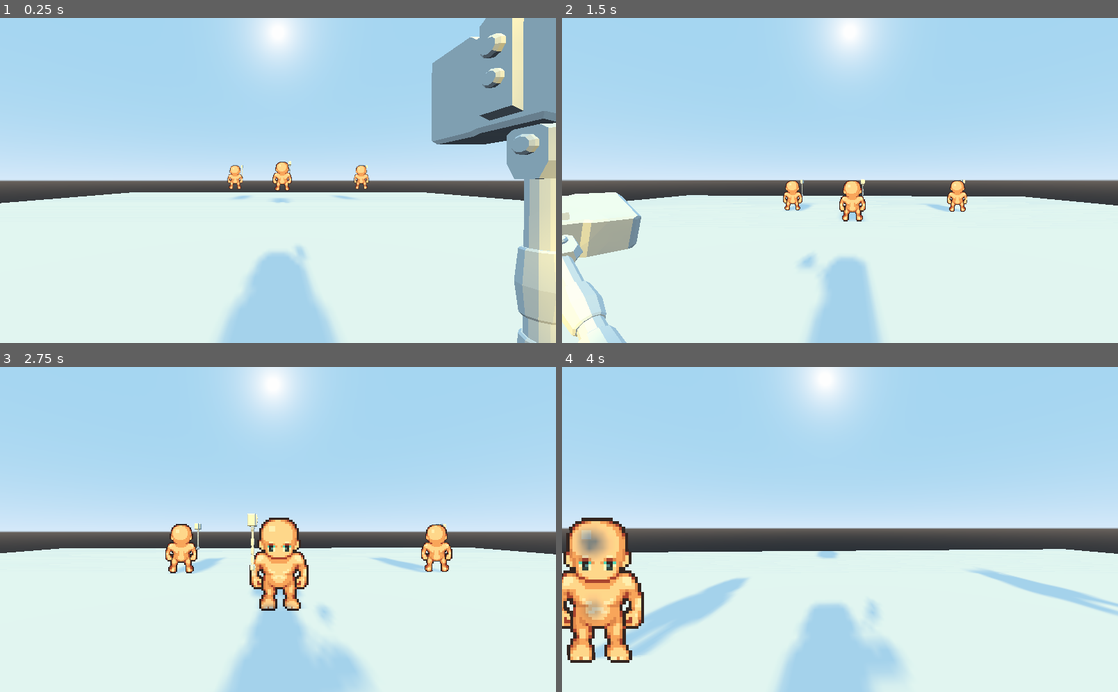
Above: before the commit, frames 1-4 (two rows, left to right).
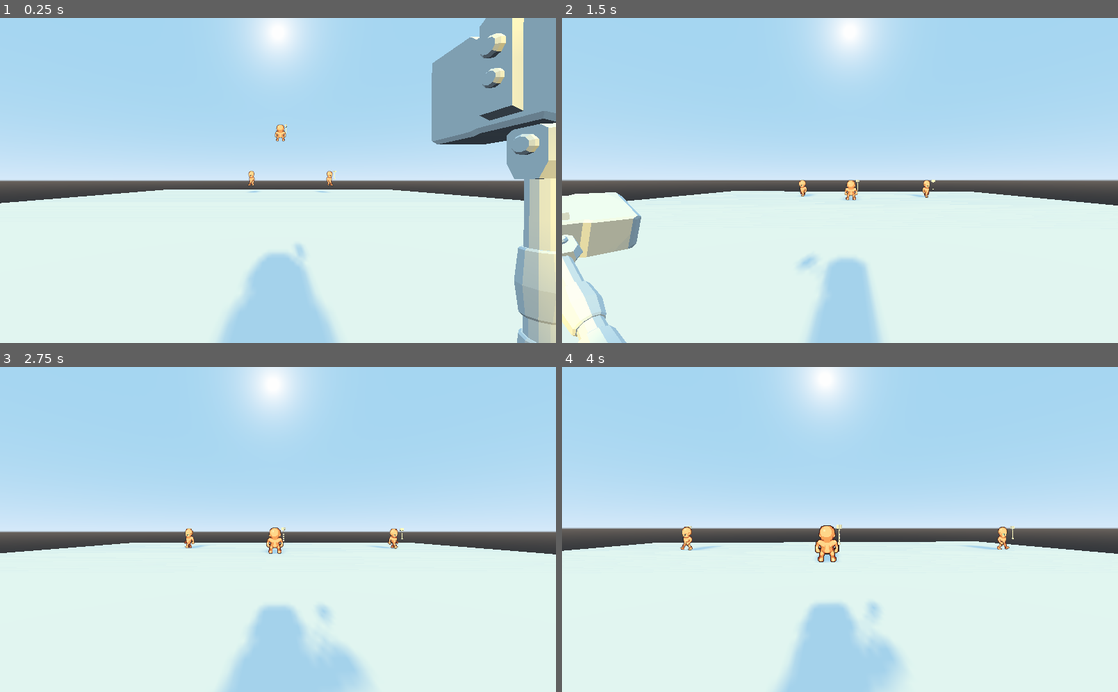
Above: after the commit, the same moments.

Repository: ItsAlxl/verminlike
Game: Godot game, scene res://level/dbg_level.tscn
The game is run twice, just before and just after one commit, with the same random seed, the same clock (stepped at 60 frames per second) and the same inputs.
Inputs (mouse positions are in pixels of both pictures, inside the frame that each line leads up to):
- Up to frame 1 (0.25 s): no input
- Up to frame 2 (1.5 s): move the mouse to (867, 180) at 0.52 s; press the mouse at (867, 180) at 0.53 s; hold W (movt_fwd) from 0.53 s (still down); tap Space (movt_jump) at 0.77 s; right-click (867, 180) at 0.8 s; move the mouse to (812, 180) at 1.27 s; release the mouse at (812, 180) at 1.28 s; right-click (812, 180) at 1.35 s
- Up to frame 3 (2.75 s): keep holding W (movt_fwd); tap Space (movt_jump) at 1.52 s; click (250, 529) at 1.55 s; move the mouse to (289, 523) at 2.02 s; press the mouse at (289, 523) at 2.03 s; right-click (289, 523) at 2.3 s
- Up to frame 4 (4 s): keep holding W (movt_fwd); move the mouse to (834, 536) at 2.77 s; release the mouse at (834, 536) at 2.78 s; right-click (834, 536) at 2.85 s; tap Space (movt_jump) at 3.02, 3.77 s; click (834, 536) at 3.05 s; move the mouse to (878, 532) at 3.52 s; press the mouse at (878, 532) at 3.53 s; right-click (878, 532) at 3.8 s

The runs differ from the first frame. In frame 1, 1.2% of the frame differs, in the area x 24-97%, y 1-97%; in frame 2, 1.7%; in frame 3, 4.8%; in frame 4, 10%, in the area x 0-100%, y 46-100%.

Commit message:
Mobs roam, aggro

Diff:
--- a/global/Game.gd
+++ b/global/Game.gd
@@ -1,3 +1,6 @@
 extends Node
 
 var plr: Player;
+
+func _ready() -> void:
+	randomize();
--- /dev/null
+++ b/global/Settings.gd
@@ -0,0 +1,12 @@
+extends Node
+
+var data := {
+	"mouse_sensitivity": 0.0009,
+	"master_volume": 1.0,
+}
+
+func set_data(key: String, val) -> void:
+	data[key] = val;
+
+func get_data(key: String, def_val = null):
+	return data.get(key, def_val);
--- a/level/dbg_level.tscn
+++ b/level/dbg_level.tscn
@@ -26,10 +26,14 @@
 material/0 = null
 
 [node name="Player" parent="." instance=ExtResource( 2 )]
-transform = Transform( 1, 0, 0, 0, 1, 0, 0, 0, 1, 0, 1.63441, 11.3474 )
+transform = Transform( 1, 0, 0, 0, 1, 0, 0, 0, 1, 0, 1.63441, 23.9549 )
+jump = 5.0
+turning_scale = 45.0
+walkable_slope = 0.35
+friction_divider = 15.0
 
 [node name="Mob" parent="." instance=ExtResource( 1 )]
-transform = Transform( 1, 0, 0, 0, 1, 0, 0, 0, 1, 0.336804, 2.76266, -5.22348 )
+transform = Transform( 1, 0, 0, 0, 1, 0, 0, 0, 1, 0.336804, 8.98369, -5.22348 )
 
 [node name="Mob2" parent="." instance=ExtResource( 1 )]
 transform = Transform( 1, 0, 0, 0, 1, 0, 0, 0, 1, -4.15578, 2.76266, -9.20475 )
--- a/project.godot
+++ b/project.godot
@@ -53,6 +53,7 @@
 Game="*res://global/Game.gd"
 AttackChains="*res://global/AttackChains.gd"
 DbgInfo="res://global/DbgInfo.tscn"
+Settings="*res://global/Settings.gd"
 
 [input]
 
--- a/unit/Mob.gd
+++ b/unit/Mob.gd
@@ -1,21 +1,25 @@
 class_name Mob
 extends Unit
+
+signal gained_aggro();
 
 var to_plr := Vector3.ZERO;
 var to_plr_norm := Vector3.ZERO;
 var dist_to_plr := -1.0;
-var to_plr_view := 0.0;
 
 var attack_range := 2.0;
 var movt_range := 1.75;
-var instant_aggro_range := 7.5;
+
+var is_aggro := false;
+
+var roam_attention := 0.0;
+var roam_move := false;
 
 func _physics_process(delta: float) -> void:
 	if !is_dead:
 		to_plr = Game.plr.translation - translation;
 		dist_to_plr = to_plr.length();
 		to_plr_norm = to_plr / dist_to_plr;
-		to_plr_view = get_arc_dot(Game.plr);
 
 		var plr_perspective_cross := Game.plr._get_facing_2D().cross(_get_facing_2D());
 		var plr_perspective_dot := Game.plr._get_facing_2D().dot(_get_facing_2D());
@@ -31,30 +35,60 @@
 			else:
 				LPCLeader.facing_dir = 1;
 
-		._physics_process(delta);
+	._physics_process(delta);
 
-		if is_aggro_to_plr() && !is_attacking:
-			# Look at the player
-			head.look_at(Game.plr.translation + head.translation, Vector3.UP);
-			head.rotation.x = 0;
-			head.rotation.z = 0;
-			pitch.look_at(Game.plr.translation + head.translation, Vector3.UP);
-			pitch.rotation.y = 0;
-			pitch.rotation.z = 0;
-			pitch.rotation_degrees.x = clamp(pitch.rotation_degrees.x, -90, 90);
+	if !is_dead:
+		if is_aggro_to_plr():
+			if !is_attacking:
+				# Look at the player
+				head.look_at(Game.plr.translation + head.translation, Vector3.UP);
+				head.rotation.x = 0;
+				head.rotation.z = 0;
+				pitch.look_at(Game.plr.translation + head.translation, Vector3.UP);
+				pitch.rotation.y = 0;
+				pitch.rotation.z = 0;
+				pitch.rotation_degrees.x = clamp(pitch.rotation_degrees.x, -90, 90);
 
-			# Attack if close enough
-			if dist_to_plr <= attack_range && can_wep_move():
-				start_melee_attack();
+				# Attack if close enough
+				if dist_to_plr <= attack_range && can_wep_move():
+					start_melee_attack();
+		else:
+			roam_attention -= delta;
+			if roam_attention <= 0.0:
+				roam_attention = rand_range(2.0, 7.0);
+				roam_move = randf() > 0.3;
+				head.rotation.y += rand_range(-PI / 2, PI / 2);
 
 func is_aggro_to_plr() -> bool:
-	return is_alive() && (to_plr_view > 0.0 || dist_to_plr <= instant_aggro_range);
+	return is_aggro && is_alive() && Game.plr.is_alive();
+
+func spread_aggro() -> void:
+	if is_alive() && !is_aggro:
+		is_aggro = true;
+		emit_signal("gained_aggro");
 
 func get_unstunned_movt() -> Vector3:
-	if is_aggro_to_plr() && dist_to_plr > movt_range && !is_attacking:
-		return to_plr_norm;
+	if is_aggro_to_plr():
+		if dist_to_plr > movt_range && !is_attacking:
+			return to_plr_norm;
+	elif roam_move:
+		return vector2_to_facing(Vector2(0, -1));
 	return Vector3.ZERO;
 
 func _heavy_ready() -> void:
 	._heavy_ready();
 	release_melee_attack();
+
+func _on_AggroBubble_body_entered(body: PhysicsBody) -> void:
+	if body is Player:
+		spread_aggro();
+	if body.has_method("spread_aggro"):
+		if body.is_aggro_to_plr():
+			spread_aggro();
+		else:
+			body.connect("gained_aggro", self, "spread_aggro");
+
+func _on_AggroBubble_body_exited(body: PhysicsBody) -> void:
+	if body.has_method("spread_aggro"):
+		if body.is_connected("gained_aggro", self, "spread_aggro"):
+			body.disconnect("gained_aggro", self, "spread_aggro");
--- a/unit/Mob.tscn
+++ b/unit/Mob.tscn
@@ -1,7 +1,10 @@
-[gd_scene load_steps=3 format=2]
+[gd_scene load_steps=4 format=2]
 
 [ext_resource path="res://unit/Unit.tscn" type="PackedScene" id=1]
 [ext_resource path="res://unit/Mob.gd" type="Script" id=3]
+
+[sub_resource type="CylinderShape" id=1]
+radius = 15.0
 
 [node name="Mob" instance=ExtResource( 1 )]
 script = ExtResource( 3 )
@@ -10,5 +13,18 @@
 [node name="wep" parent="Head/Pitch" index="0"]
 transform = Transform( -4.37114e-08, 0, -1, 0, 1, 0, 1, 0, -4.37114e-08, 0.604098, -0.435852, -0.496375 )
 
+[node name="AggroBubble" type="Area" parent="Head" index="1"]
+transform = Transform( 1, 0, 0, 0, 1, 0, 0, 0, 1, 0, -0.753756, 0 )
+monitorable = false
+collision_layer = 0
+collision_mask = 6
+
+[node name="Col" type="CollisionShape" parent="Head/AggroBubble" index="0"]
+transform = Transform( 1, 0, 0, 0, 1, 0, 0, 0, 1, 0, 0.402574, -6.44708 )
+shape = SubResource( 1 )
+
 [node name="animWeps" parent="." index="3"]
 playback_speed = 0.66
+
+[connection signal="body_entered" from="Head/AggroBubble" to="." method="_on_AggroBubble_body_entered"]
+[connection signal="body_exited" from="Head/AggroBubble" to="." method="_on_AggroBubble_body_exited"]
--- a/unit/RigidBodyController.gd
+++ b/unit/RigidBodyController.gd
@@ -277,6 +277,11 @@
 	if !is_grounded:
 		physics_material_override.friction = default_friction/friction_divider;
 
-# Get movement vector based on input, relative to the player's camera transform
+func vector2_to_facing(v: Vector2) -> Vector3:
+	var f := Vector3.ZERO;
+	f += v.y * head.transform.basis.z;
+	f += v.x * head.transform.basis.x;
+	return f;
+
 func get_movt_vect() -> Vector3:
 	return Vector3.ZERO;
--- a/unit/Unit.gd
+++ b/unit/Unit.gd
@@ -36,6 +36,9 @@
 	return $Head/Pitch/wep;
 
 func _ready() -> void:
+	head.rotation.y = rotation.y;
+	rotation.y = 0;
+
 	get_wep().setup(self);
 	set_lpc_anim("IDLE");
 	hp_now = hp_max;
@@ -105,6 +108,8 @@
 
 			LPCLeader.apex_swipe_anim();
 			var attack_anim: String = get_wep().get_next_atk_anim(current_chain_anim, next_atk_mode);
+			next_atk_mode = "";
+
 			next_prepare = get_wep().get_anim_ending_side(attack_anim);
 			get_wep().set_current_atk(attack_anim);
 			WepAnims.play(attack_anim);
@@ -141,11 +146,13 @@
 
 func _get_facing_2D() -> Vector2:
 	return Vector2(0, -1).rotated(-head.rotation.y);
+func _get_facing_transl() -> Vector3:
+	return translation;
 func get_arc_dot(u: Unit) -> float:
-	var dir := u.translation - translation;
+	var dir := u.translation - _get_facing_transl();
 	return _get_facing_2D().dot(Vector2(dir.x, dir.z).normalized());
 func get_arc_cross(u: Unit) -> float:
-	var dir := u.translation - translation;
+	var dir := u.translation - _get_facing_transl();
 	return _get_facing_2D().cross(Vector2(dir.x, dir.z).normalized());
 
 const BASE_COUNTER_STUN := 2.0;
--- a/unit/Unit.tscn
+++ b/unit/Unit.tscn
@@ -287,8 +287,7 @@
 } ]
 }
 
-[sub_resource type="Animation" id=4]
-resource_name = "reset"
+[sub_resource type="Animation" id=6]
 length = 0.05
 step = 0.025
 tracks/0/type = "value"
@@ -539,23 +538,28 @@
 } ]
 }
 
-[sub_resource type="Curve" id=14]
+[sub_resource type="Curve" id=10]
 min_value = -360.0
 max_value = 360.0
 _data = [ Vector2( 0, -3.27274 ), 0.0, 0.0, 0, 0, Vector2( 0.253886, -360 ), 0.0, 0.0, 0, 0, Vector2( 1, -360 ), 0.0, 0.0, 0, 0 ]
 
+[sub_resource type="CurveTexture" id=11]
+curve = SubResource( 10 )
+
+[sub_resource type="Curve" id=12]
+max_value = 100.0
+_data = [ Vector2( 0, 1 ), 0.0, 0.0, 0, 0, Vector2( 1, 1 ), 0.0, 0.0, 0, 0 ]
+
+[sub_resource type="CurveTexture" id=13]
+curve = SubResource( 12 )
+
+[sub_resource type="Curve" id=14]
+_data = [ Vector2( 0, 1 ), 0.0, 0.0, 0, 0, Vector2( 0.772021, 1 ), 0.0, 0.0, 0, 0, Vector2( 1, 0 ), 0.0, 0.0, 0, 0 ]
+
 [sub_resource type="CurveTexture" id=15]
 curve = SubResource( 14 )
 
-[sub_resource type="CurveTexture" id=12]
-
-[sub_resource type="Curve" id=16]
-_data = [ Vector2( 0, 1 ), 0.0, 0.0, 0, 0, Vector2( 0.772021, 1 ), 0.0, 0.0, 0, 0, Vector2( 1, 0 ), 0.0, 0.0, 0, 0 ]
-
-[sub_resource type="CurveTexture" id=17]
-curve = SubResource( 16 )
-
-[sub_resource type="ParticlesMaterial" id=10]
+[sub_resource type="ParticlesMaterial" id=16]
 emission_shape = 1
 emission_sphere_radius = 0.2
 flag_rotate_y = true
@@ -564,17 +568,17 @@
 initial_velocity_random = 1.0
 angular_velocity = 360.0
 angular_velocity_random = 1.0
-angular_velocity_curve = SubResource( 15 )
+angular_velocity_curve = SubResource( 11 )
 damping = 5.0
 damping_random = 1.0
-damping_curve = SubResource( 12 )
+damping_curve = SubResource( 13 )
 scale = 5.0
 scale_random = 1.0
-scale_curve = SubResource( 17 )
+scale_curve = SubResource( 15 )
 hue_variation = -0.04
 hue_variation_random = 1.0
 
-[sub_resource type="SphereMesh" id=13]
+[sub_resource type="SphereMesh" id=17]
 material = ExtResource( 8 )
 radius = 0.02
 height = 0.04
@@ -624,12 +628,12 @@
 anims/bash_down = SubResource( 1 )
 anims/block_end = SubResource( 2 )
 anims/block_start = SubResource( 3 )
-anims/prepare_left = SubResource( 9 )
-anims/prepare_right = SubResource( 8 )
-anims/reset = SubResource( 4 )
-anims/swipe_left = SubResource( 5 )
-anims/swipe_right = SubResource( 6 )
-anims/uppercut = SubResource( 7 )
+anims/prepare_left = SubResource( 4 )
+anims/prepare_right = SubResource( 5 )
+anims/reset = SubResource( 6 )
+anims/swipe_left = SubResource( 7 )
+anims/swipe_right = SubResource( 8 )
+anims/uppercut = SubResource( 9 )
 
 [node name="OverlapDetect" type="Area" parent="."]
 script = ExtResource( 6 )
--- a/unit/player/Player.gd
+++ b/unit/player/Player.gd
@@ -1,8 +1,9 @@
 class_name Player
 extends Unit
 
-onready var camera: Camera = $Head/Pitch/Camera
-var mouse_sensitivity := 0.0009;
+onready var cam_alive: Camera = $Head/Pitch/CameraAlive
+onready var cam_dead: Camera = $Head/CameraDead;
+var mouse_sensitivity: float = Settings.get_data("mouse_sensitivity");
 
 func _ready() -> void:
 	._ready();
@@ -40,8 +41,23 @@
 		else:
 			Input.set_mouse_mode(Input.MOUSE_MODE_CAPTURED);
 
+func die():
+	.die();
+	cam_dead.current = true;
+
+func _process(delta: float) -> void:
+	if is_dead:
+		cam_dead.translate(Vector3(0, 0, 1) * delta);
+		if cam_dead.fov > 1:
+			cam_dead.fov = max(1.0, cam_dead.fov - 3 * delta);
+
+func _get_facing_2D() -> Vector2:
+	if is_dead:
+		return Vector2(0, 1).rotated(-head.rotation.y);
+	return ._get_facing_2D();
+
 func get_unstunned_movt() -> Vector3:
-	var move := Vector3.ZERO;
-	move += (Input.get_action_strength("movt_back") - Input.get_action_strength("movt_fwd")) * head.transform.basis.z;
-	move += (Input.get_action_strength("movt_right") - Input.get_action_strength("movt_left")) * head.transform.basis.x;
-	return move.normalized();
+	return vector2_to_facing(Vector2(
+		Input.get_action_strength("movt_right") - Input.get_action_strength("movt_left"),
+		Input.get_action_strength("movt_back") - Input.get_action_strength("movt_fwd")
+	)).normalized();
--- a/unit/player/Player.tscn
+++ b/unit/player/Player.tscn
@@ -8,14 +8,23 @@
 collision_mask = 23
 script = ExtResource( 2 )
 accel = 120.0
+jump = null
 air_control = 0.2
+turning_scale = null
+walkable_slope = null
 speed_limit = 4.0
+friction_divider = null
+hp_max = 1.0
 stun_on_hit = 0.0
 
-[node name="Camera" type="Camera" parent="Head/Pitch" index="0"]
+[node name="CameraAlive" type="Camera" parent="Head/Pitch" index="0"]
+current = true
 fov = 75.0
 near = 0.33
-far = 25000.0
 
 [node name="wep" parent="Head/Pitch" index="1"]
 transform = Transform( -4.37114e-08, 0, -1, 0, 1, 0, 1, 0, -4.37114e-08, 0.604098, -0.435852, -0.496375 )
+
+[node name="CameraDead" type="Camera" parent="Head" index="1"]
+transform = Transform( -1, 0, -8.74228e-08, 0, 1, 0, 8.74228e-08, 0, -1, 0, -1.07879, -2.22892 )
+fov = 80.0
Not shown: 7 places in unit/Unit.tscn that only renumber resources
Not shown: 1 places in unit/material_blood.tres that only renumber resources
